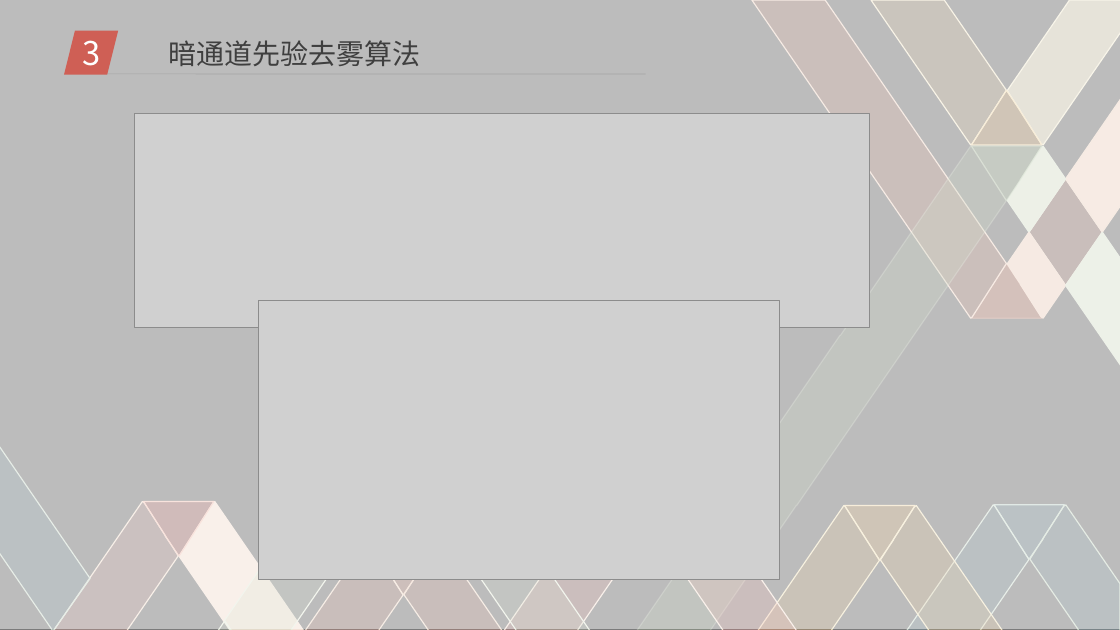
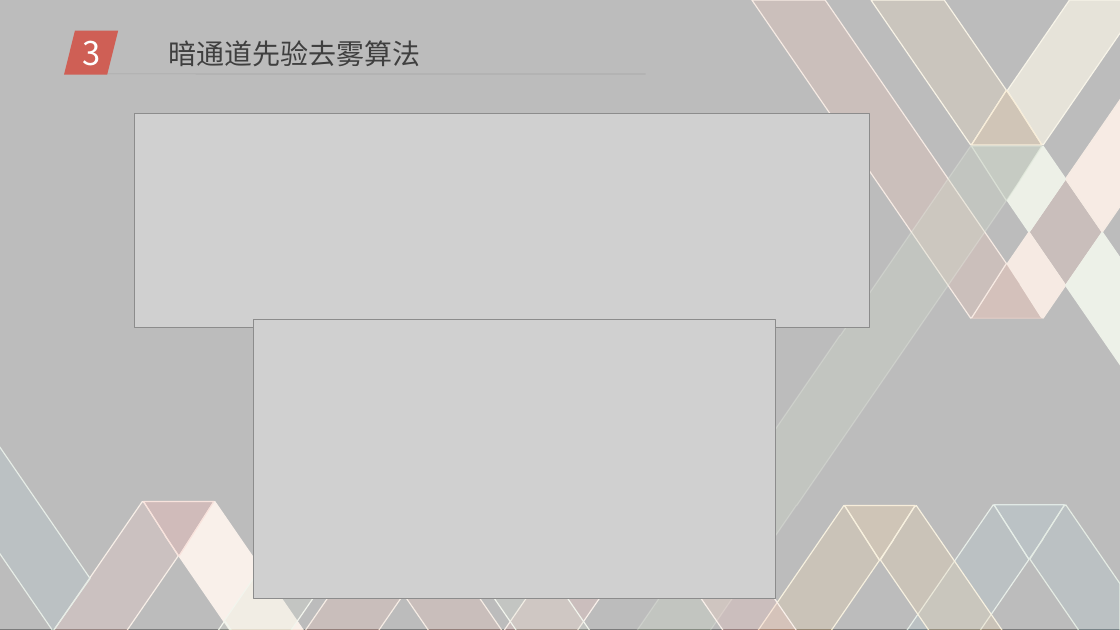
Before and after one commit to DigitalMedia2017-20/Mid-term, a slide deck: slide 7 of pre.ppt. Drawn at 1120x630 pixels with LibreOffice and Linux fonts; fonts in the diff are those of the drawing; grey boxes stand for pictures; background and template pictures are left out. Boxes give left, top, right and bottom in pixels: in the first picture for what was removed or moved away, otherwise in the second. Text is boxed around its words. In the diff, an @@ line names an element or a change of style, - is before the commit and + after.

```diff
--- a/pre.ppt
+++ b/pre.ppt
@@ picture: place and size @@
-picture at box(259, 300, 780, 578)
+picture at box(254, 319, 775, 598)
@@ freeform shape removed at box(368, 540, 438, 594) @@
```
Also in this commit, not shown: 9 other slides changed, 3 slides added.
